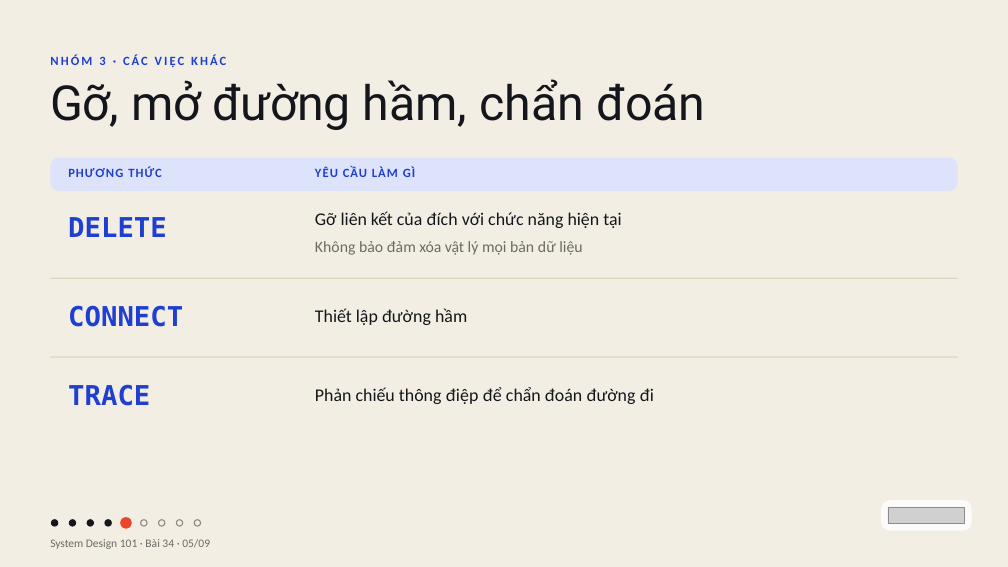
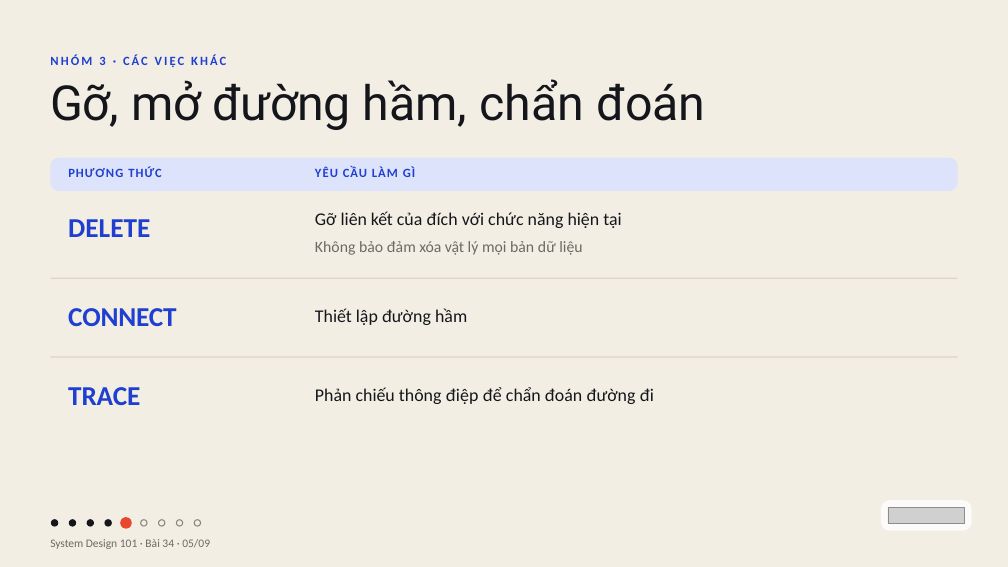
Before and after one commit to vohoailinh90/tool-marketing-studio, a slide deck: slide 5 of system-design-101/vi/lessons/sd-01-034/slides/sd-01-034.pptx. Drawn at 1008x567 pixels with LibreOffice and Linux fonts; fonts in the diff are those of the drawing; grey boxes stand for pictures. Boxes give left, top, right and bottom in pixels: in the first picture for what was removed or moved away, otherwise in the second. Text is boxed around its words. In the diff, an @@ line names an element or a change of style, - is before the commit and + after.

```diff
--- a/system-design-101/vi/lessons/sd-01-034/slides/sd-01-034.pptx
+++ b/system-design-101/vi/lessons/sd-01-034/slides/sd-01-034.pptx
@@ text "DELETE" at bbox=[68, 219, 150, 237]: font DejaVu Sans Mono to Calibri @@
@@ text "CONNECT" at bbox=[68, 308, 176, 326]: font DejaVu Sans Mono to Calibri, letter spacing 0 to -0.3 pt @@
@@ text "TRACE" at bbox=[68, 387, 140, 405]: font DejaVu Sans Mono to Calibri, letter spacing 0 to -0.2 pt @@
```
Also in this commit, not shown: 7 other slides changed, 1 other file.
